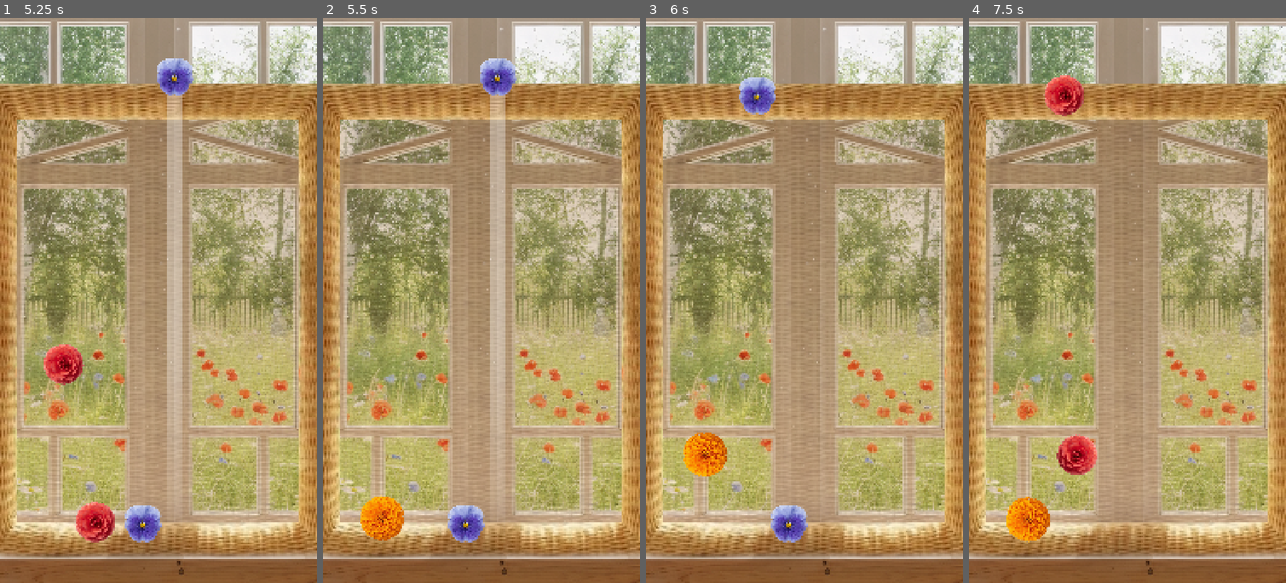
Above: before the commit, frames 1-4 (left to right).
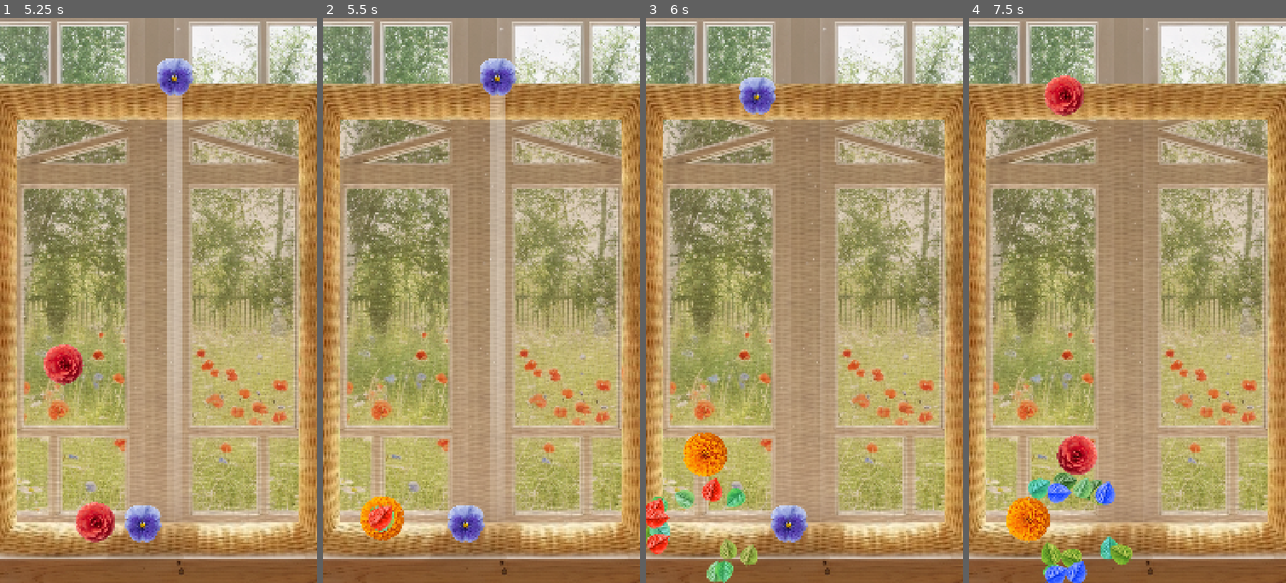
Above: after the commit, the same moments.

Repository: justkuzan/SuikaGame
Game: Godot game, scene res://Core/Level/Level.tscn
The game is run twice, just before and just after one commit, with the same random seed, the same clock (stepped at 60 frames per second) and the same inputs.
Inputs (mouse positions are in pixels of both pictures, inside the frame that each line leads up to):
- Up to frame 1 (5.25 s): tap Enter at 0.5 s; move the mouse to (228, 272) at 0.52 s; press the mouse at (228, 272) at 0.53 s; tap Space at 1.25 s; move the mouse to (95, 328) at 1.27 s; release the mouse at (95, 328) at 1.28 s; click (95, 328) at 1.35 s; move the mouse to (190, 176) at 2.02 s; press the mouse at (190, 176) at 2.03 s; move the mouse to (142, 413) at 2.77 s; release the mouse at (142, 413) at 2.78 s; click (142, 413) at 2.85 s; move the mouse to (253, 385) at 3.52 s; press the mouse at (253, 385) at 3.53 s; move the mouse to (63, 215) at 4.27 s; release the mouse at (63, 215) at 4.28 s; click (63, 215) at 4.35 s; move the mouse to (174, 300) at 5.02 s; press the mouse at (174, 300) at 5.03 s
- Up to frame 2 (5.5 s): no input
- Up to frame 3 (6 s): move the mouse to (756, 159) at 5.77 s; release the mouse at (756, 159) at 5.78 s; click (756, 159) at 5.85 s
- Up to frame 4 (7.5 s): move the mouse to (1197, 272) at 6.52 s; press the mouse at (1197, 272) at 6.53 s; move the mouse to (1064, 328) at 7.27 s; release the mouse at (1064, 328) at 7.28 s; click (1064, 328) at 7.35 s

Frame 1 is identical in both runs. In frame 2, 0.3% of the frame differs, in the area x 13-23%, y 85-91%; in frame 3, 1.7%; in frame 4, 2.1%, in the area x 18-52%, y 80-100%.

Commit message:
Implement flower merge visual effects using CPUParticles2D
Replaced GPUParticles2D with CPUParticles2D for better compatibility.

Added randomized texture atlas support for various leaf types.

Configured explosive emission, scale curves, and color ramps for smooth fading.

Refined initialization order in Level script to ensure correct positioning.

Diff:
--- a/Core/Level/Level.gd
+++ b/Core/Level/Level.gd
@@ -2,6 +2,7 @@
 class_name Level
 
 const FLOWER = preload("uid://daiia8h0goc0c")
+const MERGE_EFFECTS = preload("uid://dvk3rdpl0y03s")
 const SPIN_DIRECTION: Array = [-20.0, 20.0]
 
 @onready var flowers_container: Node2D = $FlowersContainer
@@ -24,3 +25,8 @@
 
 		new_flower.linear_velocity = Vector2(0, -700)
 		new_flower.apply_torque_impulse(SPIN_DIRECTION.pick_random())
+
+		var merge_effects = MERGE_EFFECTS.instantiate() as MergeEffects
+		add_child(merge_effects)
+		merge_effects.global_position = position
+		merge_effects.setup(data)
--- /dev/null
+++ b/Core/MergeEffects/MergeEffects.gd
@@ -0,0 +1,20 @@
+extends Node2D
+class_name MergeEffects
+
+@onready var leaves_particles: CPUParticles2D = $LeavesParticles
+@onready var petal_particles: CPUParticles2D = $PetalParticles
+
+
+func setup(data: FlowerData) -> void:
+	if data.petal_sprite:
+		petal_particles.texture = data.petal_sprite
+
+	leaves_particles.restart()
+	petal_particles.restart()
+	#leaves_particles.emitting = true
+	#petal_particles.emitting = true
+
+
+func _on_leaves_particles_finished() -> void:
+	if not petal_particles.emitting:
+		queue_free()
--- /dev/null
+++ b/Core/MergeEffects/MergeEffects.tscn
@@ -0,0 +1,66 @@
+[gd_scene format=3 uid="uid://dvk3rdpl0y03s"]
+
+[ext_resource type="Texture2D" uid="uid://cdr2bo2vomsc4" path="res://Assets/Sprites/TestObjects/leaves.png" id="1_uuoa4"]
+[ext_resource type="Script" uid="uid://cnwhrb8h6qx6k" path="res://Core/MergeEffects/MergeEffects.gd" id="1_xqaa8"]
+[ext_resource type="Texture2D" uid="uid://bnjo05vjvshnv" path="res://Assets/Sprites/TestObjects/petal1.png" id="3_676sq"]
+
+[sub_resource type="CanvasItemMaterial" id="CanvasItemMaterial_xqaa8"]
+particles_animation = true
+particles_anim_h_frames = 7
+particles_anim_v_frames = 1
+particles_anim_loop = false
+
+[sub_resource type="Gradient" id="Gradient_xqaa8"]
+offsets = PackedFloat32Array(0.7188612, 1)
+colors = PackedColorArray(1, 1, 1, 1, 1, 1, 1, 0)
+
+[sub_resource type="CanvasItemMaterial" id="CanvasItemMaterial_1qfhv"]
+particles_animation = true
+particles_anim_h_frames = 3
+particles_anim_v_frames = 1
+particles_anim_loop = false
+
+[node name="MergeEffects" type="Node2D" unique_id=658350261]
+z_index = 10
+script = ExtResource("1_xqaa8")
+
+[node name="LeavesParticles" type="CPUParticles2D" parent="." unique_id=818973486]
+material = SubResource("CanvasItemMaterial_xqaa8")
+emitting = false
+amount = 10
+texture = ExtResource("1_uuoa4")
+one_shot = true
+explosiveness = 1.0
+direction = Vector2(0, -10)
+spread = 180.0
+gravity = Vector2(0, 200)
+initial_velocity_min = 200.0
+initial_velocity_max = 350.0
+angular_velocity_min = -100.0
+angular_velocity_max = 100.0
+scale_amount_min = 1.75
+scale_amount_max = 1.75
+color_ramp = SubResource("Gradient_xqaa8")
+anim_offset_max = 1.0
+
+[node name="PetalParticles" type="CPUParticles2D" parent="." unique_id=1541622677]
+material = SubResource("CanvasItemMaterial_1qfhv")
+emitting = false
+amount = 4
+texture = ExtResource("3_676sq")
+one_shot = true
+explosiveness = 1.0
+direction = Vector2(0, -10)
+spread = 180.0
+gravity = Vector2(0, 200)
+initial_velocity_min = 200.0
+initial_velocity_max = 350.0
+angular_velocity_min = -100.0
+angular_velocity_max = 100.0
+scale_amount_min = 1.75
+scale_amount_max = 1.75
+color_ramp = SubResource("Gradient_xqaa8")
+anim_offset_max = 1.0
+
+[connection signal="finished" from="LeavesParticles" to="." method="_on_leaves_particles_finished"]
+[connection signal="finished" from="PetalParticles" to="." method="_on_leaves_particles_finished"]
--- a/Core/Spawner/Spawner.tscn
+++ b/Core/Spawner/Spawner.tscn
@@ -7,7 +7,6 @@
 [ext_resource type="Resource" uid="uid://sk5wxi5lwv25" path="res://Resources/Flowers/Flower_lvl_3.tres" id="5_60x31"]
 [ext_resource type="Resource" uid="uid://dy00busap6wjy" path="res://Resources/Flowers/Flower_lvl_4.tres" id="6_6l7u3"]
 [ext_resource type="Resource" uid="uid://oblfcyuykp6w" path="res://Resources/Flowers/Flower_lvl_5.tres" id="7_gicmt"]
-[ext_resource type="Texture2D" uid="uid://cdr2bo2vomsc4" path="res://Assets/Sprites/TestObjects/leaves.png" id="8_w6knh"]
 
 [sub_resource type="Gradient" id="Gradient_xgoj3"]
 offsets = PackedFloat32Array(0.55421686, 1)
@@ -17,33 +16,6 @@
 gradient = SubResource("Gradient_xgoj3")
 fill_from = Vector2(0.5, 0)
 fill_to = Vector2(0.5, 1)
-
-[sub_resource type="CanvasItemMaterial" id="CanvasItemMaterial_60x31"]
-particles_animation = true
-particles_anim_h_frames = 7
-particles_anim_v_frames = 1
-particles_anim_loop = false
-
-[sub_resource type="Gradient" id="Gradient_6l7u3"]
-offsets = PackedFloat32Array(0, 0.23943663, 0.51760566, 0.806338, 1)
-colors = PackedColorArray(1, 1, 1, 0, 1, 1, 1, 1, 1, 1, 1, 1, 1, 1, 1, 1, 1, 1, 1, 0)
-
-[sub_resource type="GradientTexture1D" id="GradientTexture1D_utgtk"]
-gradient = SubResource("Gradient_6l7u3")
-
-[sub_resource type="ParticleProcessMaterial" id="ParticleProcessMaterial_gicmt"]
-particle_flag_disable_z = true
-emission_shape_scale = Vector3(0, 0, 0)
-direction = Vector3(0, 0, 0)
-spread = 180.0
-initial_velocity_max = 500.0
-angular_velocity_min = 19.999983
-angular_velocity_max = 199.99998
-gravity = Vector3(0, 0, 0)
-scale_min = 0.75
-scale_max = 0.9
-color_ramp = SubResource("GradientTexture1D_utgtk")
-anim_offset_max = 1.0
 
 [node name="Spawner" type="Node2D" unique_id=967311033]
 script = ExtResource("1_4riai")
@@ -59,14 +31,4 @@
 scale = Vector2(0.8, 24)
 texture = SubResource("GradientTexture2D_w6knh")
 
-[node name="GPUParticles2D" type="GPUParticles2D" parent="." unique_id=1658986270]
-visible = false
-material = SubResource("CanvasItemMaterial_60x31")
-position = Vector2(300, 664)
-emitting = false
-texture = ExtResource("8_w6knh")
-lifetime = 0.5
-one_shot = true
-process_material = SubResource("ParticleProcessMaterial_gicmt")
-
 [connection signal="timeout" from="SpawnTimer" to="." method="_on_spawn_timer_timeout"]
--- a/DataClasses/FlowerData.gd
+++ b/DataClasses/FlowerData.gd
@@ -6,6 +6,7 @@
 @export var drop_rate: float = 0.0
 @export var collision_radius: float = 64.0
 @export var sprite: Texture2D
+@export var petal_sprite: Texture2D
 
 #Flowers drop percentage table:
 #1 lvl - 40
--- a/Resources/Flowers/Flower_lvl_1.tres
+++ b/Resources/Flowers/Flower_lvl_1.tres
@@ -3,6 +3,7 @@
 [ext_resource type="Script" uid="uid://tldxv83eax52" path="res://DataClasses/FlowerData.gd" id="1_0fi5r"]
 [ext_resource type="Resource" uid="uid://7j7i336ncpib" path="res://Resources/Flowers/Flower_lvl_2.tres" id="1_g2xii"]
 [ext_resource type="Texture2D" uid="uid://bxymses568v8i" path="res://Assets/Sprites/Flowers/lvl_1.png" id="2_ulvac"]
+[ext_resource type="Texture2D" uid="uid://bnjo05vjvshnv" path="res://Assets/Sprites/TestObjects/petal1.png" id="2_xmgmp"]
 
 [resource]
 script = ExtResource("1_0fi5r")
@@ -10,4 +11,5 @@
 drop_rate = 40.0
 collision_radius = 62.0
 sprite = ExtResource("2_ulvac")
+petal_sprite = ExtResource("2_xmgmp")
 metadata/_custom_type_script = "uid://tldxv83eax52"
--- a/Resources/Flowers/Flower_lvl_2.tres
+++ b/Resources/Flowers/Flower_lvl_2.tres
@@ -3,6 +3,7 @@
 [ext_resource type="Resource" uid="uid://sk5wxi5lwv25" path="res://Resources/Flowers/Flower_lvl_3.tres" id="1_jjobf"]
 [ext_resource type="Script" uid="uid://tldxv83eax52" path="res://DataClasses/FlowerData.gd" id="1_xuv68"]
 [ext_resource type="Texture2D" uid="uid://t7otrltqvxdx" path="res://Assets/Sprites/Flowers/lvl_2.png" id="2_fsno2"]
+[ext_resource type="Texture2D" uid="uid://bur7uv6adrkii" path="res://Assets/Sprites/TestObjects/petal2.png" id="2_rf8nw"]
 
 [resource]
 script = ExtResource("1_xuv68")
@@ -11,4 +12,5 @@
 drop_rate = 30.0
 collision_radius = 66.0
 sprite = ExtResource("2_fsno2")
+petal_sprite = ExtResource("2_rf8nw")
 metadata/_custom_type_script = "uid://tldxv83eax52"
--- a/Resources/Flowers/Flower_lvl_3.tres
+++ b/Resources/Flowers/Flower_lvl_3.tres
@@ -3,6 +3,7 @@
 [ext_resource type="Script" uid="uid://tldxv83eax52" path="res://DataClasses/FlowerData.gd" id="1_1h4e2"]
 [ext_resource type="Resource" uid="uid://dy00busap6wjy" path="res://Resources/Flowers/Flower_lvl_4.tres" id="1_1ifx7"]
 [ext_resource type="Texture2D" uid="uid://vif4o4jwyjam" path="res://Assets/Sprites/Flowers/lvl_3.png" id="2_2ufiq"]
+[ext_resource type="Texture2D" uid="uid://b50s134fh3hlw" path="res://Assets/Sprites/TestObjects/petal3.png" id="2_uxiy8"]
 
 [resource]
 script = ExtResource("1_1h4e2")
@@ -11,4 +12,5 @@
 drop_rate = 20.0
 collision_radius = 75.0
 sprite = ExtResource("2_2ufiq")
+petal_sprite = ExtResource("2_uxiy8")
 metadata/_custom_type_script = "uid://tldxv83eax52"
--- a/Resources/Flowers/Flower_lvl_4.tres
+++ b/Resources/Flowers/Flower_lvl_4.tres
@@ -3,6 +3,7 @@
 [ext_resource type="Script" uid="uid://tldxv83eax52" path="res://DataClasses/FlowerData.gd" id="1_hpuk5"]
 [ext_resource type="Resource" uid="uid://oblfcyuykp6w" path="res://Resources/Flowers/Flower_lvl_5.tres" id="1_p7ke8"]
 [ext_resource type="Texture2D" uid="uid://dc8illst3rw1d" path="res://Assets/Sprites/Flowers/lvl_4.png" id="2_ip1lj"]
+[ext_resource type="Texture2D" uid="uid://bfawyiqk8midu" path="res://Assets/Sprites/TestObjects/petal4.png" id="2_oixhh"]
 
 [resource]
 script = ExtResource("1_hpuk5")
@@ -11,4 +12,5 @@
 drop_rate = 10.0
 collision_radius = 80.0
 sprite = ExtResource("2_ip1lj")
+petal_sprite = ExtResource("2_oixhh")
 metadata/_custom_type_script = "uid://tldxv83eax52"
Binary file changed: Assets/Sprites/TestObjects/leaves.png
Binary file added: Assets/Sprites/TestObjects/petal1.png
Not shown, added: Assets/Sprites/TestObjects/petal1.png.import
Binary file added: Assets/Sprites/TestObjects/petal2.png
Not shown, added: Assets/Sprites/TestObjects/petal2.png.import
Binary file added: Assets/Sprites/TestObjects/petal3.png
Not shown, added: Assets/Sprites/TestObjects/petal3.png.import
Binary file added: Assets/Sprites/TestObjects/petal4.png
Not shown, added: Assets/Sprites/TestObjects/petal4.png.import
Not shown, added: Core/MergeEffects/MergeEffects.gd.uid
Not shown, changed: export_presets.cfg
